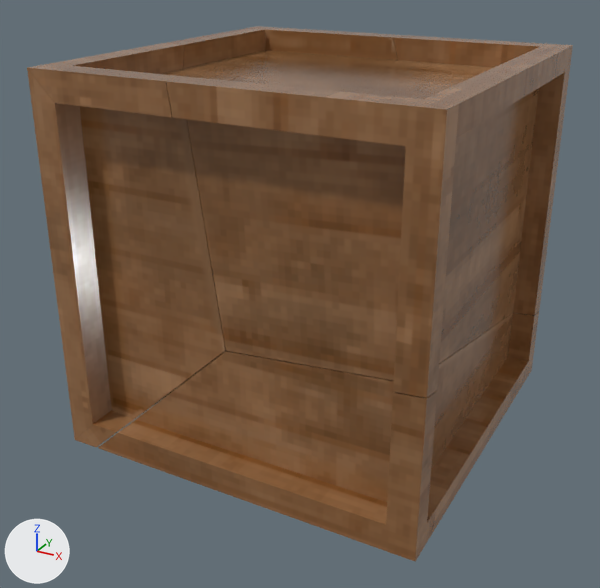
A saved change to the FBX model Assets/Suan's Stuff/3D Models/Broken Crate/BrokenCrate.fbx.
Before and after are seen from a camera (50 mm lens) standing at (0.934, -1.815, 0.753) and looking at (-0.024, -0.073, -0.119). Lighting does not change. The marker at lower left points along +X, +Y and +Z. Where no turn or scale is listed for an object, it has been applied to the vertices.
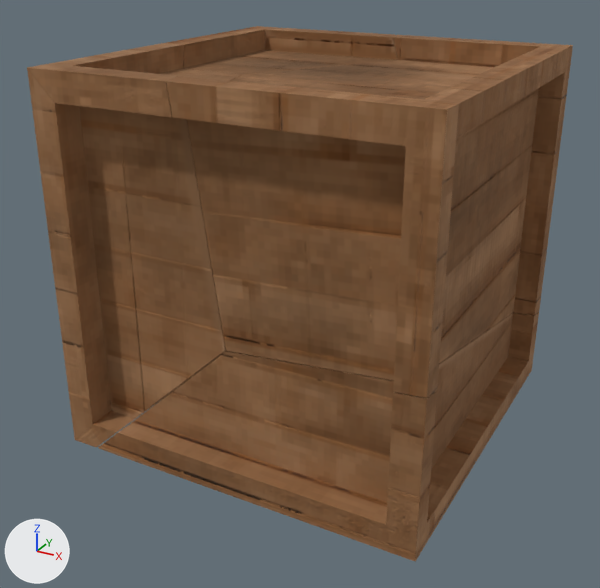
What differs and where, as boxes (x1, y1, x2, y2) in the pictures (600 x 588 px):
'polySurface12', recoloured: (166, 36, 573, 398) in both
'polySurface11', recoloured: (57, 110, 110, 400) in both

The edits, one by one:
Picture 'BrokenCrate_Texture_Normal_OpenGL.png' (img_brokencrate_texture_normal_opengl_png) is new.
Picture 'BrokenCrate_Texture_Metallic.png' (img_brokencrate_texture_metallic_png) is new.
Material 'BrokenCrate_Texture' (mat_brokencrate_texture) is new.
Uses the picture img_brokencrate_texture_base_color_png.
Uses the picture img_brokencrate_texture_metallic_png.
Uses the picture img_brokencrate_texture_normal_opengl_png.
me_mesh_003 has 4 vertices, 1 face and spans x -0.407..-0.406, y -0.477..-0.405, z -0.407..0.407.
me_mesh_003 no longer uses material mat_aistandardsurface1 (picture img_brokencrate_texture_base_color_png).
me_mesh_003 now uses material mat_brokencrate_texture.
me_mesh_004 has 57 vertices, 31 faces and spans x -0.222..0.477, y -0.477..0.477, z -0.287..0.477.
me_mesh_004 no longer uses material mat_aistandardsurface1 (picture img_brokencrate_texture_base_color_png).
me_mesh_004 now uses material mat_brokencrate_texture.
